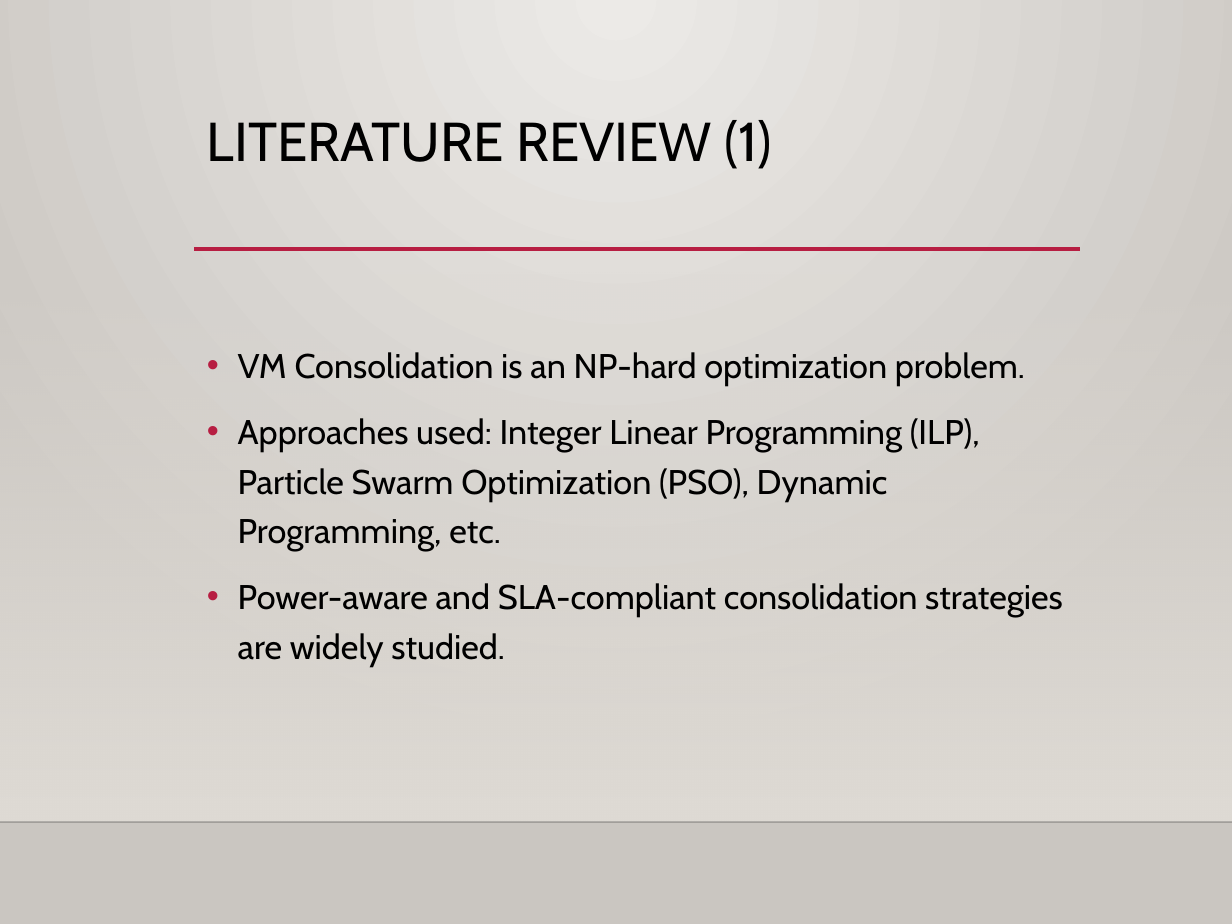
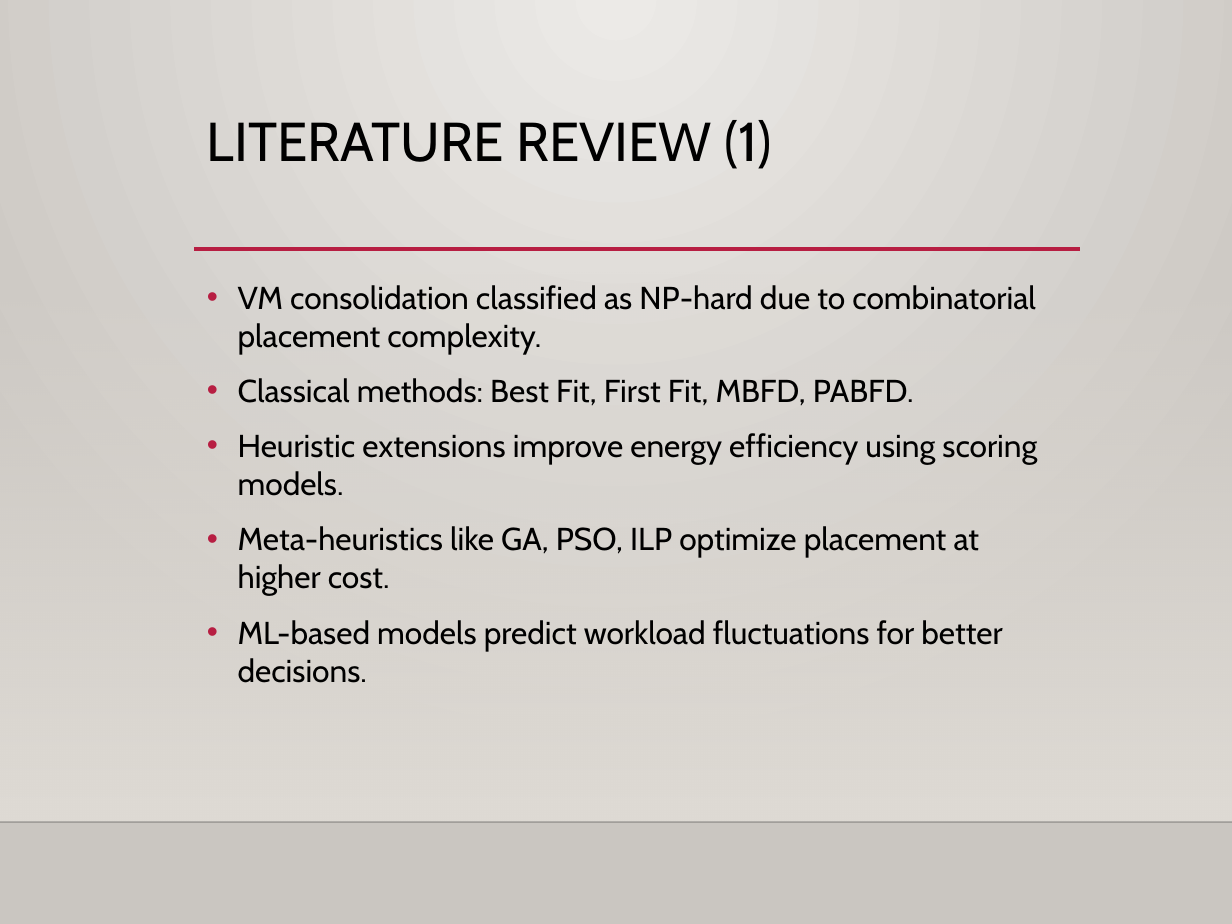
Before and after one commit to jaytomar19/Pbl_Jay-Pratap-Singh-Tomar, a slide deck: slide 4 of PBL PPT.pptx. Drawn at 1232x924 pixels with LibreOffice and Linux fonts; fonts in the diff are those of the drawing; background and template pictures are left out. Boxes give left, top, right and bottom in pixels: in the first picture for what was removed or moved away, otherwise in the second. Text is boxed around its words. In the diff, an @@ line names an element or a change of style, - is before the commit and + after.

```diff
--- a/PBL PPT.pptx
+++ b/PBL PPT.pptx
@@ text at [238,285,1037,683]: text changed; size 20 to 18.5 pt @@
-• VM Consolidation is an NP-hard optimization problem.
-• Approaches used: Integer Linear Programming (ILP), Particle Swarm Optimization (PSO), Dynamic Programming, etc.
-• Power-aware and SLA-compliant consolidation strategies are widely studied.
+• VM consolidation classified as NP-hard due to combinatorial placement complexity.
+• Classical methods: Best Fit, First Fit, MBFD, PABFD.
+• Heuristic extensions improve energy efficiency using scoring models.
+• Meta-heuristics like GA, PSO, ILP optimize placement at higher cost.
+• ML-based models predict workload fluctuations for better decisions.
```
Also in this commit, not shown: 7 other slides changed, 7 slides added, 2 slides removed.
